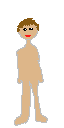
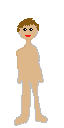
Layer changes from the first 64px x 128px image to the second:
painted on "hair" over [16, 28, 36, 69]
